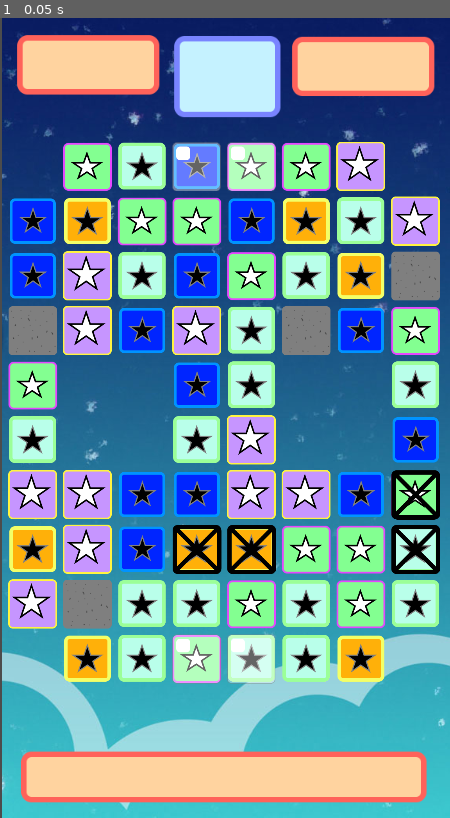
Above: before the commit, frame 1.
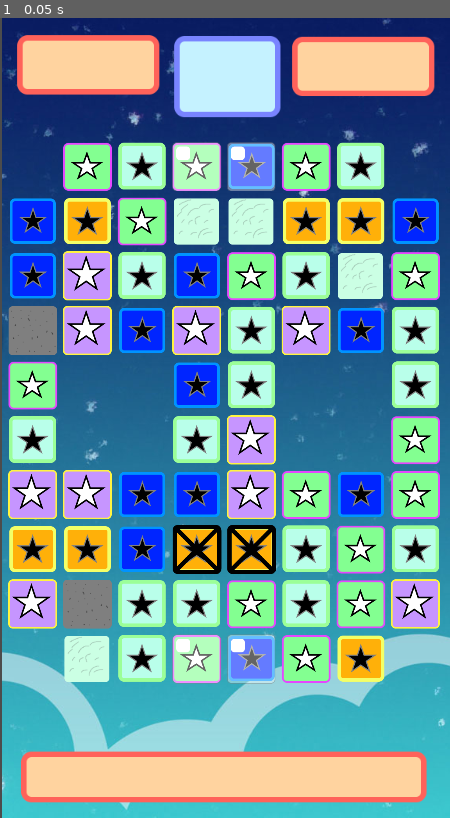
Above: after the commit, the same moment.

Repository: teriologia/Match-3-Game
Game: Godot game, scene res://scenes/Game_Window.tscn
Same seed, same stepped clock (60 frames per second), same inputs: the game is played once before the commit and once after it.
Inputs:
- Up to frame 1 (0.05 s): no input

The runs differ from the first frame. In frame 1, 12% of the frame differs, in the area x 14-98%, y 15-84%.

Commit message:
Slime_block added in game

Diff:
--- a/Scripts/Grid.gd
+++ b/Scripts/Grid.gd
@@ -14,6 +14,7 @@
 export (PoolVector2Array) var ice_spaces;
 export (PoolVector2Array) var lock_spaces;
 export (PoolVector2Array) var concreate_spaces;
+export (PoolVector2Array) var slime_spaces;
 
 signal damage_ice;
 signal make_ice;
@@ -21,6 +22,8 @@
 signal damage_lock;
 signal make_concreate;
 signal damage_concreate;
+signal make_slime;
+signal damage_slime;
 
 var all_possible_pieces = [
 preload("res://scenes/Yellow_piece.tscn"),
@@ -30,6 +33,7 @@
 preload("res://scenes/Purple_yellow_piece.tscn"),
 ];
 
+var damaged_slime = false;
 var piece_one = null;
 var piece_two = null;
 var last_place = Vector2(0,0);
@@ -49,12 +53,15 @@
 	spawn_ice();
 	spawn_lock();
 	spawn_concreate();
+	spawn_slime();
 
 func check_non_movable(place):
 	if is_in_array(spaces, place):
 		return true;
 	if is_in_array(concreate_spaces, place):
 		return true
+	if is_in_array(slime_spaces, place):
+		return true;
 	return false;
 
 func restricted_move(place):
@@ -104,6 +111,10 @@
 func spawn_concreate():
 	for i in concreate_spaces.size():
 		emit_signal("make_concreate", concreate_spaces[i]);
+
+func spawn_slime():
+	for i in slime_spaces.size():
+		emit_signal("make_slime", slime_spaces[i]);
 
 func match_at(i, j, color):
 	if i>1:
@@ -246,10 +257,21 @@
 	if row > 0:
 		emit_signal("damage_concreate", Vector2(column, row - 1));
 
+func check_slime(column, row):
+	if column < width - 1:
+		emit_signal("damage_slime", Vector2(column + 1, row));
+	if column > 0:
+		emit_signal("damage_slime", Vector2(column - 1, row));
+	if row < height - 1:
+		emit_signal("damage_slime", Vector2(column, row + 1));
+	if row > 0:
+		emit_signal("damage_slime", Vector2(column, row - 1));
+
 func damage_spacial_block(column, row):
 	emit_signal("damage_ice", Vector2(column,row));
 	emit_signal("damage_lock",Vector2(column,row));
 	check_concreate( column, row );
+	check_slime( column,row);
 	pass;
 
 func _on_destroy_timer_timeout():
@@ -299,8 +321,48 @@
 					find_matches()
 					get_parent().get_node("destroy_timer").start();
 					return;
+	if !damaged_slime:
+		generate_slime();
 	state = move;
 	move_checked = false;
+	damaged_slime = false;
+
+func generate_slime():
+	if slime_spaces.size() > 0:
+		var slime_made = false;
+		var slime_tracker = 0;
+		while !slime_made and slime_tracker <100:
+			var random_number = floor(rand_range(0, slime_spaces.size()));
+			var current_x = slime_spaces[random_number].x;
+			var current_y = slime_spaces[random_number].y;
+			var neighbor = find_normal_neigbor(current_x, current_y);
+
+			if neighbor != null:
+				all_pieces[neighbor.x][neighbor.y].queue_free();
+				all_pieces[neighbor.x][neighbor.y] = null;
+				slime_spaces.append(Vector2(neighbor.x, neighbor.y));
+				emit_signal("make_slime", Vector2(neighbor.x, neighbor.y));
+				slime_made = true;
+			slime_tracker += 1;
+	pass
+
+
+func find_normal_neigbor(column, row):
+	if is_in_grid(Vector2(column+1, row)):
+		if all_pieces[column +1][row] != null:
+			return Vector2(column +1, row);
+	if is_in_grid(Vector2(column-1, row)):
+		if all_pieces[column -1][row] != null:
+			return Vector2(column -1, row);
+	if is_in_grid(Vector2(column, row+1)):
+		if all_pieces[column][row+1] != null:
+			return Vector2(column, row+1);
+	if is_in_grid(Vector2(column, row-1)):
+		if all_pieces[column][row-1] != null:
+			return Vector2(column, row-1);
+
+	return null;
+	pass
 
 func _on_Refill_timer_timeout():
 	refill_columns();
@@ -318,6 +380,16 @@
 			concreate_spaces.remove(i);
 	pass # replace with function body
 
+
+func _on_Slime_holder_remove_slime(place):
+	damaged_slime = true;
+	for i in range(slime_spaces.size() - 1,-1,-1):
+		if slime_spaces[i] == place:
+			slime_spaces.remove(i);
+	pass # replace with function body
+
+
+
 func _process(delta):
 	if state == move:
 		touch_input();
--- /dev/null
+++ b/Scripts/Slime.gd
@@ -0,0 +1,11 @@
+extends Node2D
+
+export (int) var health;
+
+
+func _ready():
+	# Called when the node is added to the scene for the first time.
+	# Initialization here
+	pass
+func take_damage(damage):
+	health -= damage;
--- /dev/null
+++ b/Scripts/Slime_holder.gd
@@ -0,0 +1,43 @@
+extends Node2D
+
+var width = 8;
+var height = 10;
+var slime_pieces = [];
+var slime_block = preload("res://scenes/Slime.tscn");
+
+signal remove_slime;
+
+func _ready():
+	pass;
+
+func make_2d_array():
+	var array = [];
+	for i in width:
+		array.append([])
+		for j in height:
+			array[i].append(null);
+	return array;
+#func _process(delta):
+#	# Called every frame. Delta is time since last frame.
+#	# Update game logic here.
+#	pass
+
+
+func _on_Grid_make_slime(board_position):
+	if slime_pieces.size() == 0:
+		slime_pieces = make_2d_array();
+	var current = slime_block.instance();
+	add_child(current);
+	current.position = Vector2(board_position.x * 70 + 42, -board_position.y * 70 + 820);
+	slime_pieces[board_position.x][board_position.y] = current;
+	pass # replace with function body
+
+
+func _on_Grid_damage_slime(board_position):
+	if slime_pieces[board_position.x][board_position.y] != null:
+		slime_pieces[board_position.x][board_position.y].take_damage(1);
+		if slime_pieces[board_position.x][board_position.y].health <=0:
+			slime_pieces[board_position.x][board_position.y].queue_free();
+			slime_pieces[board_position.x][board_position.y] = null;
+			emit_signal("remove_slime",board_position);
+	pass # replace with function body
--- a/scenes/Game_Window.tscn
+++ b/scenes/Game_Window.tscn
@@ -7,8 +7,9 @@
 [ext_resource path="res://Scripts/ice_holder.gd" type="Script" id=5]
 [ext_resource path="res://Scripts/lock_holder.gd" type="Script" id=6]
 [ext_resource path="res://Scripts/concreate_holder.gd" type="Script" id=7]
+[ext_resource path="res://Scripts/Slime_holder.gd" type="Script" id=8]
 
-[node name="Game_Window" type="Node2D"]
+[node name="Game_Window" type="Node2D" index="0"]
 
 [node name="Background" type="TextureRect" parent="." index="0"]
 
@@ -77,8 +78,9 @@
 y_offset = -1
 spaces = PoolVector2Array( 1, 4, 1, 5, 2, 4, 2, 5, 5, 4, 5, 5, 6, 4, 6, 5, 0, 0, 7, 0, 0, 9, 7, 9 )
 ice_spaces = PoolVector2Array( 3, 0, 4, 0, 3, 9, 4, 9 )
-lock_spaces = PoolVector2Array( 3, 2, 4, 2, 7, 2, 7, 3 )
-concreate_spaces = PoolVector2Array( 1, 1, 0, 6, 5, 6, 7, 7 )
+lock_spaces = PoolVector2Array( 3, 2, 4, 2 )
+concreate_spaces = PoolVector2Array( 1, 1, 0, 6 )
+slime_spaces = PoolVector2Array( 3, 8, 4, 8, 1, 0, 6, 7 )
 
 [node name="ice_holder" type="Node2D" parent="." index="4"]
 
@@ -92,21 +94,25 @@
 
 script = ExtResource( 7 )
 
-[node name="destroy_timer" type="Timer" parent="." index="7"]
+[node name="Slime_holder" type="Node2D" parent="." index="7"]
+
+script = ExtResource( 8 )
+
+[node name="destroy_timer" type="Timer" parent="." index="8"]
 
 process_mode = 1
 wait_time = 0.5
 one_shot = true
 autostart = false
 
-[node name="Collapse_timer" type="Timer" parent="." index="8"]
+[node name="Collapse_timer" type="Timer" parent="." index="9"]
 
 process_mode = 1
 wait_time = 0.2
 one_shot = true
 autostart = false
 
-[node name="Refill_timer" type="Timer" parent="." index="9"]
+[node name="Refill_timer" type="Timer" parent="." index="10"]
 
 process_mode = 1
 wait_time = 0.3
@@ -119,15 +125,21 @@
 
 [connection signal="damage_lock" from="Grid" to="lock_holder" method="_on_Grid_damage_lock"]
 
+[connection signal="damage_slime" from="Grid" to="Slime_holder" method="_on_Grid_damage_slime"]
+
 [connection signal="make_concreate" from="Grid" to="concreate_holder" method="_on_Grid_make_concreate"]
 
 [connection signal="make_ice" from="Grid" to="ice_holder" method="_on_Grid_make_ice"]
 
 [connection signal="make_lock" from="Grid" to="lock_holder" method="_on_Grid_make_lock"]
 
+[connection signal="make_slime" from="Grid" to="Slime_holder" method="_on_Grid_make_slime"]
+
 [connection signal="remove_lock" from="lock_holder" to="Grid" method="_on_lock_holder_remove_lock"]
 
 [connection signal="remove_concreate" from="concreate_holder" to="Grid" method="_on_concreate_holder_remove_concreate"]
+
+[connection signal="remove_slime" from="Slime_holder" to="Grid" method="_on_Slime_holder_remove_slime"]
 
 [connection signal="timeout" from="destroy_timer" to="Grid" method="_on_destroy_timer_timeout"]
 
--- /dev/null
+++ b/scenes/Slime.tscn
@@ -0,0 +1,14 @@
+[gd_scene load_steps=4 format=2]
+
+[ext_resource path="res://scenes/concreate.tscn" type="PackedScene" id=1]
+[ext_resource path="res://Scripts/Slime.gd" type="Script" id=2]
+[ext_resource path="res://Art/Slime.png" type="Texture" id=3]
+
+[node name="Slime" instance=ExtResource( 1 )]
+
+script = ExtResource( 2 )
+health = 1
+
+[node name="Sprite" parent="." index="0"]
+
+texture = ExtResource( 3 )
--- a/scenes/licorice.tscn
+++ b/scenes/licorice.tscn
@@ -4,7 +4,7 @@
 [ext_resource path="res://Scripts/licorice.gd" type="Script" id=2]
 [ext_resource path="res://Art/disable.png" type="Texture" id=3]
 
-[node name="licorice" index="0" instance=ExtResource( 1 )]
+[node name="licorice" instance=ExtResource( 1 )]
 
 script = ExtResource( 2 )
 health = 4
Binary file added: Art/Slime.png
Not shown, added: Art/Slime.png.import
Not shown: 1 places in scenes/Game_Window.tscn that only renumber resources
